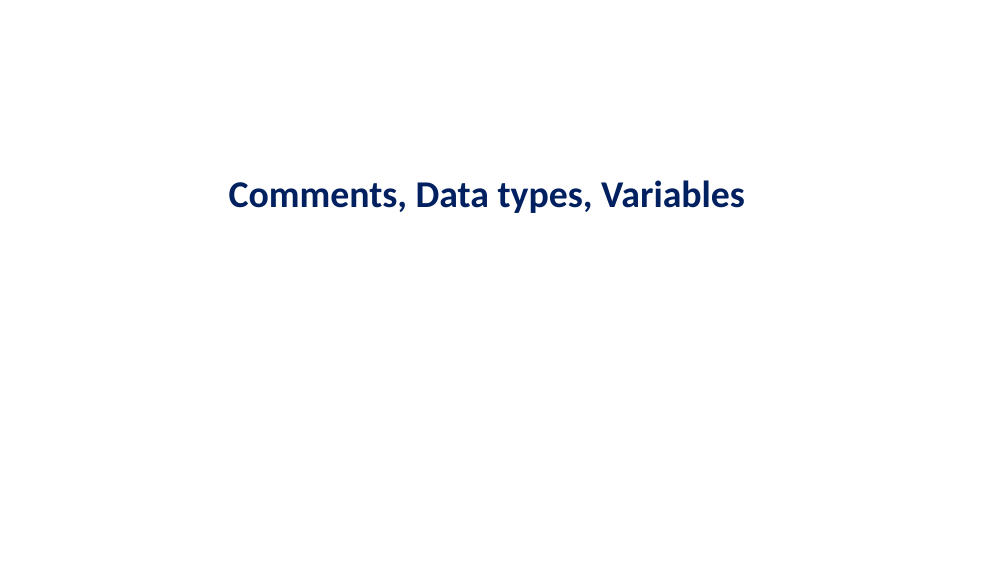
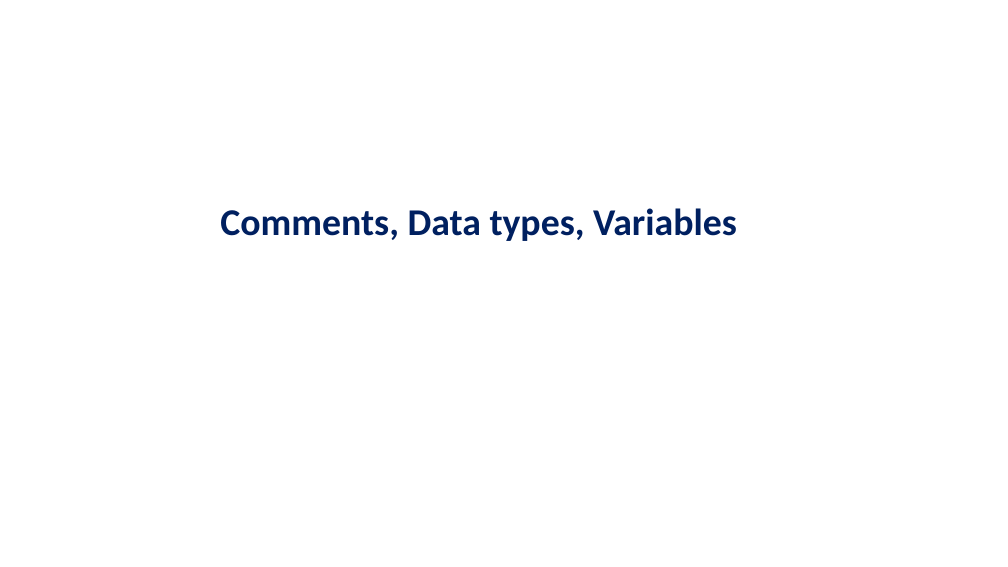
Before and after one commit to PRAMOD-VISHNU-NAIK/MCA-2nd-Sem-Shridevi-College, a slide deck: slide 23 of Theory Class-Notes/Java MCA-2.pptx (slide 22 before the commit). Drawn at 1008x567 pixels with LibreOffice and Linux fonts; fonts in the diff are those of the drawing. Boxes give left, top, right and bottom in pixels: in the first picture for what was removed or moved away, otherwise in the second. Text is boxed around its words. In the diff, an @@ line names an element or a change of style, - is before the commit and + after.

```diff
--- a/Theory Class-Notes/Java MCA-2.pptx
+++ b/Theory Class-Notes/Java MCA-2.pptx
@@ text "Comments, Data types, Variables": place and size @@
-text "Comments, Data types, Variables" at (229,180,745,213)
+text "Comments, Data types, Variables" at (220,208,737,241)
```
Also in this commit, not shown: 2 other slides changed, 18 slides added, 2 other files.
